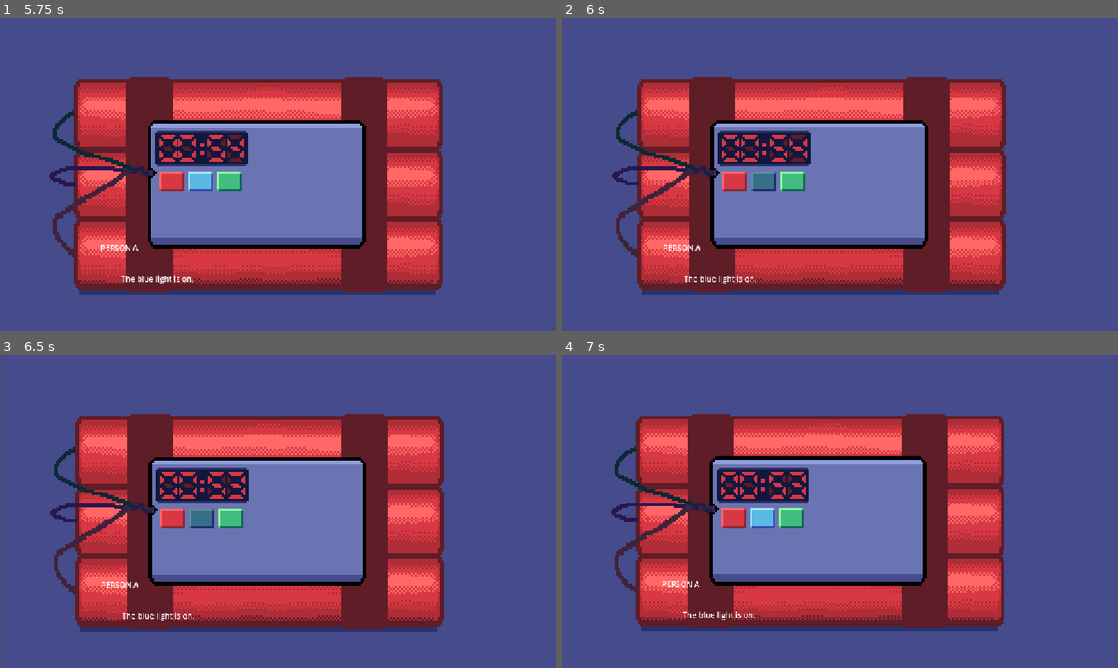
Above: before the commit, frames 1-4 (two rows, left to right).
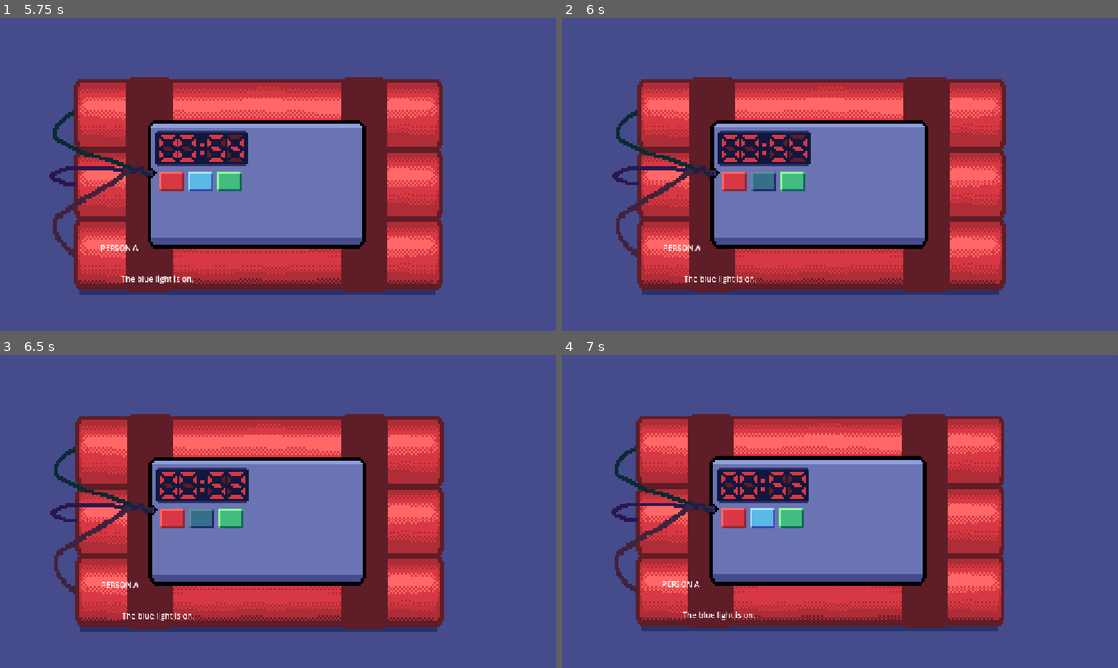
Above: after the commit, the same moments.

Repository: Mr-Excoem/brackeys-jam-2026-2
Game: Godot game, scene res://main.tscn
Same seed, same stepped clock (60 frames per second), same inputs: the game is played once before the commit and once after it. The project has no main scene, so this scene is started directly.
Inputs (mouse positions are in pixels of both pictures, inside the frame that each line leads up to):
- Up to frame 1 (5.75 s): click (172, 180) at 0.5 s; click (227, 180) at 1.25 s; click (200, 180) at 2 s; tap Enter at 2.75, 4.25 s; move the mouse to (400, 158) at 2.77 s; hold Right 2.78-3.53 s; tap Alt at 2.85, 4.35 s; click (400, 158) at 2.92 s; tap Space at 3.5, 5 s; move the mouse to (166, 190) at 3.52 s; hold Down 3.53-4.28 s; tap Shift at 3.6, 5.1 s; move the mouse to (333, 105) at 4.27 s; hold Right 4.28-5.03 s; move the mouse to (250, 237) at 5.02 s; hold Up from 5.03 s (still down); click (250, 237) at 5.17 s
- Up to frame 2 (6 s): tap Enter at 5.75 s; move the mouse to (1006, 221) at 5.77 s; release Up at 5.78 s; hold Left from 5.78 s (still down); tap Alt at 5.85 s
- Up to frame 3 (6.5 s): keep holding Left
- Up to frame 4 (7 s): keep holding Left; tap Space at 6.5 s; move the mouse to (673, 464) at 6.52 s; tap Shift at 6.6 s

Frame 1 is identical in both runs. In frame 2, 0.1% of the frame differs, in the area x 0-1%, y 0-100%; in frame 3, 0.1%; in frame 4, 0.1%.

Commit message:
Added dialogue art assets

Diff:
--- a/brackeys-2026/main.gd
+++ b/brackeys-2026/main.gd
@@ -55,10 +55,11 @@
 	if time_left <= 0:
 		time_left = 0
 		#time_up = true
-		print("TIME'S UP!")
+
 
 	if BombTimer.is_stopped() and not BombTimer.is_bomb_solved:
 		time_up = false
+		print("TIME'S UP!")
 
 	var seconds = int(time_left)
 	$TimerLabel.text = "TIME: %02d" % seconds
@@ -66,6 +67,7 @@
 	#move the canva according to mouse movation
 	#and after game finished (bomb solved or exploded) this effect disappear
 	position = MouseParallax.relative_position*2
+
 
 func check_solution():
 	if bomb.red_button.on == correct_red \
--- a/brackeys-2026/project.godot
+++ b/brackeys-2026/project.godot
@@ -43,3 +43,4 @@
 
 textures/canvas_textures/default_texture_filter=0
 rendering_device/driver.windows="d3d12"
+environment/defaults/default_clear_color=Color(0.27450982, 0.2901961, 0.54901963, 1)
Binary file added: brackeys-2026/assets/dialogue_box.png
Binary file added: brackeys-2026/assets/phone_background.png
Binary file added: brackeys-2026/assets/phone_border.png
